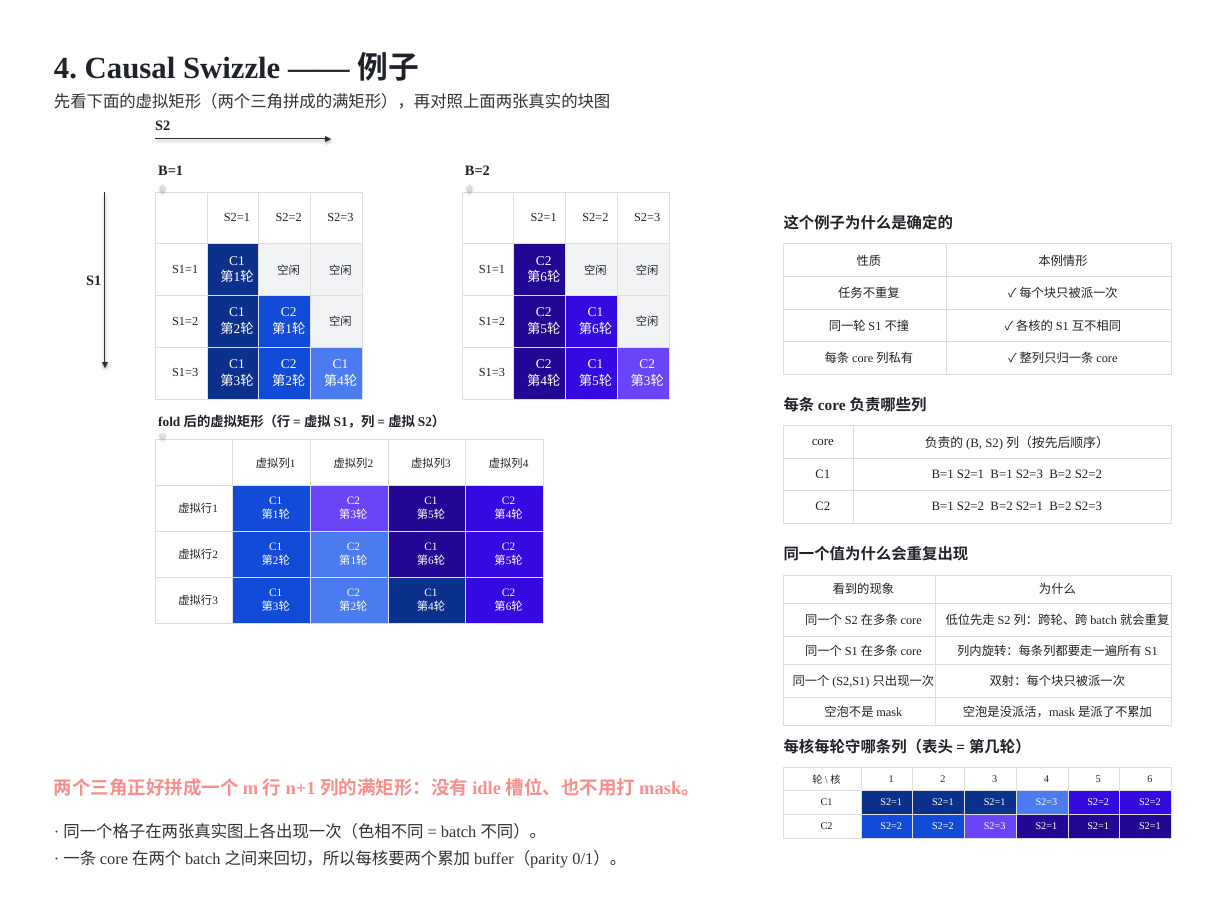
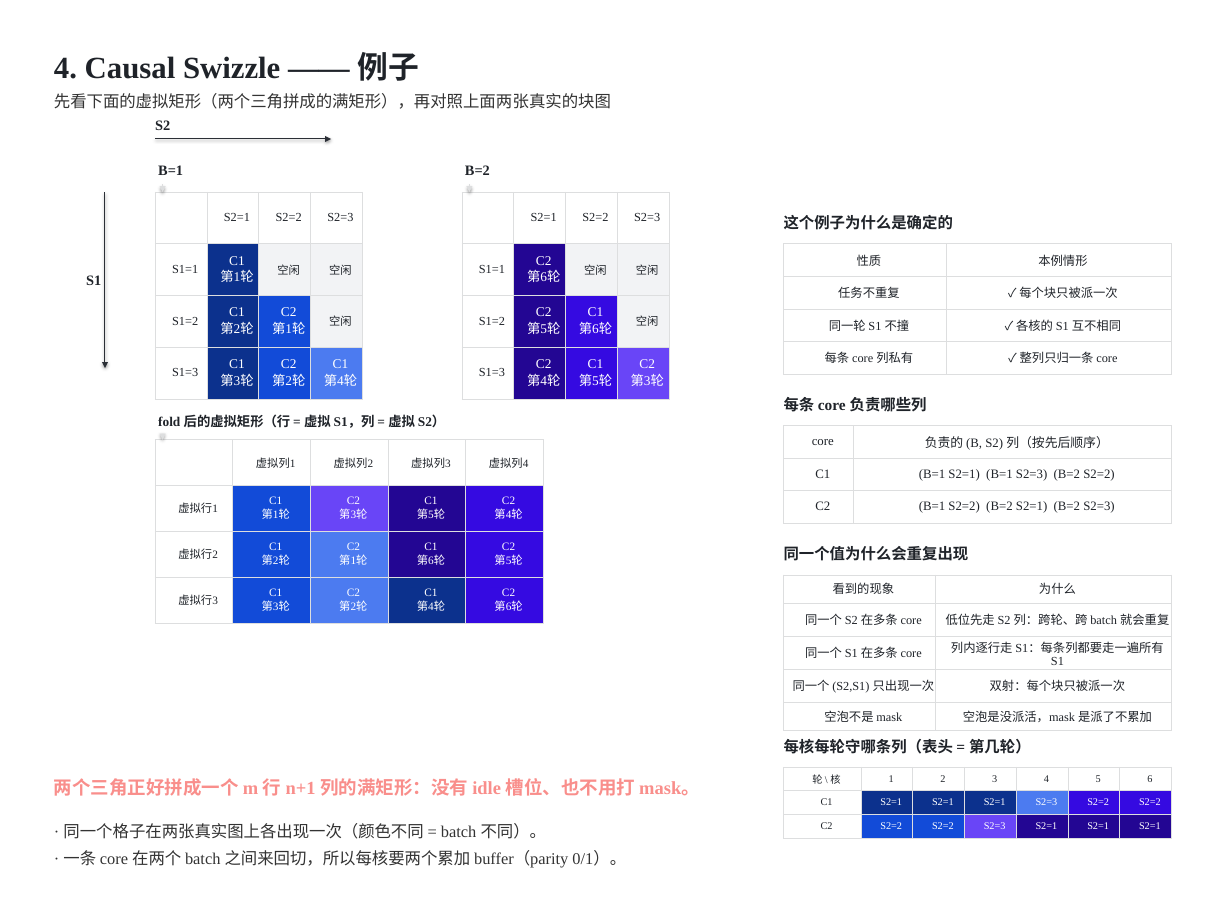
Before and after one commit to guomc9/SeeTen, a slide deck: slide 9 of cases/flash-attention-det-accum/out/v4-index-schedules.pptx (slide 8 before the commit). Drawn at 1232x924 pixels with LibreOffice and Linux fonts; fonts in the diff are those of the drawing. Boxes give left, top, right and bottom in pixels: in the first picture for what was removed or moved away, otherwise in the second. Text is boxed around its words. In the diff, an @@ line names an element or a change of style, - is before the commit and + after.

Commit message:
Explain the fold's virtual columns and how the two dense rules differ
- new page 4a: what a virtual row/column is - two real triangles fold into
  one rectangle, a table listing which real cells each virtual column is
  made of (with the batch count and buffer count), and a plain-vs-virtual
  comparison; the fold grid now shows the full real coordinate of each cell
  so the row/column flip is visible
- Dense Swizzle vs Dense Index: a selection table on both dense pages
  contrasting which axis the low task-id digit walks, where the cores land
  in one round, and when each rule is the right pick
- axis_grid: axis headers accept a `{v}` template (`虚拟列{v}`) and a
  head_size, so non-S1/S2 coordinate systems are labelled correctly
- cells holding several coordinates are bracketed ((B=1 S2=2) (B=2 S2=1))
- wording: drop "色相" and "旋转" in favour of plain descriptions
  (颜色 = batch / 颜色深浅 = 第几条 KV 列; 列内逐行走 S1; 先分批再分列)

```diff
--- a/cases/flash-attention-det-accum/out/v4-index-schedules.pptx
+++ b/cases/flash-attention-det-accum/out/v4-index-schedules.pptx
@@ table at <box>783,426,1171,523</box> @@
-row 2, column 2: B=1 S2=1 B=1 S2=3 B=2 S2=2
+row 2, column 2: (B=1 S2=1) (B=1 S2=3) (B=2 S2=2)
-row 3, column 2: B=1 S2=2 B=2 S2=1 B=2 S2=3
+row 3, column 2: (B=1 S2=2) (B=2 S2=1) (B=2 S2=3)
@@ table at <box>783,575,1171,726</box> @@
-row 3, column 2: 列内旋转：每条列都要走一遍所有 S1
+row 3, column 2: 列内逐行走 S1：每条列都要走一遍所有 S1
@@ text at <box>63,823,547,839</box>: text changed @@
-· 同一个格子在两张真实图上各出现一次（色相不同 = batch 不同）。
+· 同一个格子在两张真实图上各出现一次（颜色不同 = batch 不同）。
```
Also in this commit, not shown: 15 other slides changed, 1 slide added, 8 other files.
